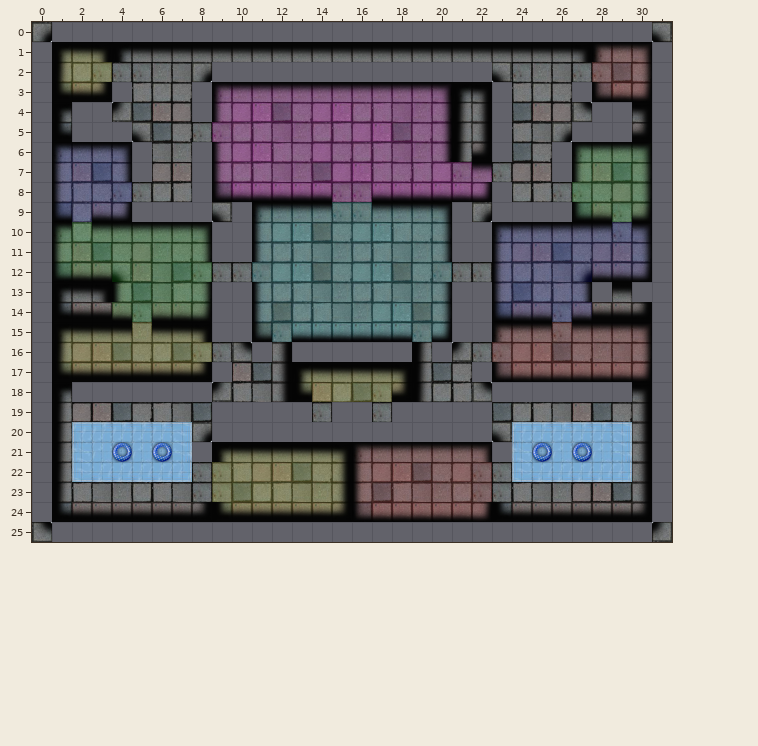
An edit to a level. Tiled map, res/map.tmx. Above is the file before it was changed.
Cells are 128x128 px. Shown: x 0..31, y 0..25.
After the commit:
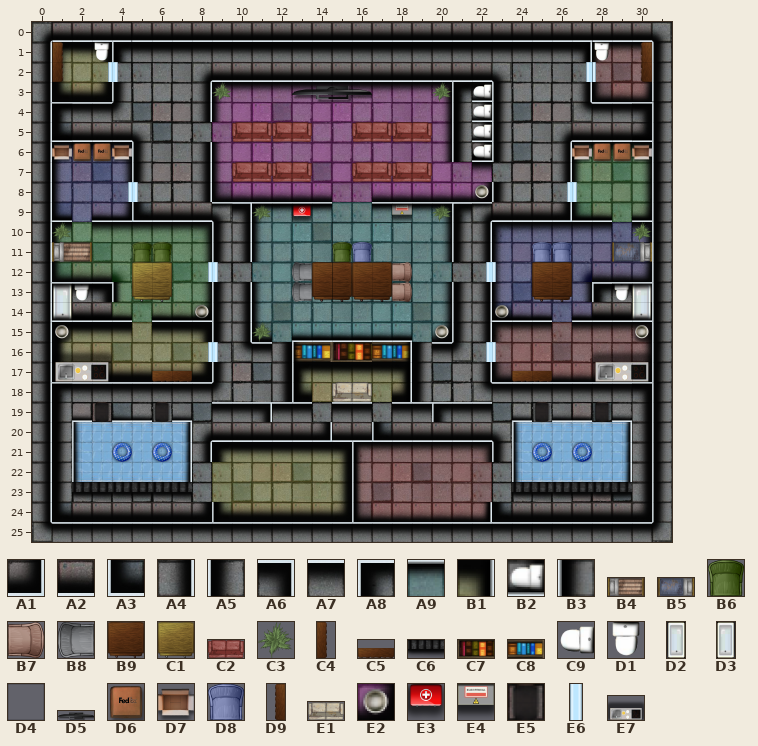
Key: from "DB": A1 20 "1", A2 21 "2", A3 22 "3", A4 23 "4", A5 25 "6", A6 26 "7", A7 27 "8", A8 28 "9", A9 38 "w1", B1 39 "w2", B2 40 "w3", B3 41 "w4"; from "Objects": B4 1 "bed1", B5 4 "bed4", B6 5 "chair1", B7 7 "chair3", B8 8 "chair4", B9 9 "New Project (14)", C1 10 "New Project (15)", C2 16 "sofaR2", C3 17 "bush1", C4 19 "slab1", C5 20 "slab2", C6 27 "bar2", C7 28 "library1", C8 29 "library2", C9 32 "toil1", D1 33 "toil2", D2 34 "tub1 (1)", D3 35 "tub2", D4 55 "jail", D5 56 "tv", D6 57 "box1", D7 58 "box2", D8 59 "chair9", D9 60 "slab3", E1 61 "sofa1", E2 65 "basket", E3 66 "first_aid", E4 67 "main_switch", E5 71 "pool_bed", E6 74 "door2", E7 75 "kitchen".
__ is an empty cell.
Objects are placed by their top-left corner, in cells (3,4 is the top-left corner of cell 3,4); size is 1x1 cell unless given.
Tiles of an added or newly shown layer are drawn over the layers below it.
See-through tiles are keyed as they look on the map.
Log entry: door open and close
The exact change:
Changed rows in their new state; .. is an unchanged cell.
Layer "Object" (now shown):
first column x 1:
 1 .. .. D1 .. .. .. .. .. .. .. .. .. .. .. .. .. .. .. .. .. .. .. .. .. .. .. .. D1 .. ..
 2 C4 .. .. .. .. .. .. .. .. .. .. .. .. .. .. .. .. .. .. .. .. .. .. .. .. .. .. .. .. D9
 3 .. .. .. .. .. .. .. .. C3 .. .. .. D5 .. .. .. .. .. .. C3 .. C9 .. .. .. .. .. .. .. ..
 4 .. .. .. .. .. .. .. .. .. .. .. .. .. .. .. .. .. .. .. .. .. C9 .. .. .. .. .. .. .. ..
 5 .. .. .. .. .. .. .. .. .. C2 .. C2 .. .. .. C2 .. C2 .. .. .. C9 .. .. .. .. .. .. .. ..
 6 D7 D6 D6 D7 .. .. .. .. .. .. .. .. .. .. .. .. .. .. .. .. .. C9 .. .. .. .. D7 D6 D6 D7
 7 .. .. .. .. .. .. .. .. .. C2 .. C2 .. .. .. C2 .. C2 .. .. .. .. .. .. .. .. .. .. .. ..
 8 .. .. .. .. .. .. .. .. .. .. .. .. .. .. .. .. .. .. .. .. .. E2 .. .. .. .. .. .. .. ..
 9 .. .. .. .. .. .. .. .. .. .. C3 .. .. .. .. .. .. .. .. C3 .. .. .. .. .. .. .. .. .. ..
10 C3 .. .. .. .. .. .. .. .. .. .. .. .. .. .. .. .. .. .. .. .. .. .. .. .. .. .. .. .. C3
11 B4 .. .. .. B6 B6 .. .. .. .. .. .. .. .. B6 D8 .. .. .. .. .. .. .. .. D8 D8 .. .. B5 ..
12 .. .. .. .. .. .. .. .. .. .. .. .. B8 .. .. .. .. B7 .. .. .. .. .. .. .. .. .. .. .. ..
13 .. D1 .. .. C1 .. .. .. .. .. .. .. B8 B9 .. B9 .. B7 .. .. .. .. .. .. B9 .. .. .. D1 ..
14 D2 .. .. .. .. .. .. E2 .. .. .. .. .. .. .. .. .. .. .. .. .. .. E2 .. .. .. .. .. .. D3
15 E2 .. .. .. .. .. .. .. .. .. C3 .. .. .. .. .. .. .. .. E2 .. .. .. .. .. .. .. .. .. E2
16 .. .. .. .. .. .. .. .. .. .. .. .. C8 .. C7 .. C8 .. .. .. .. .. .. .. .. .. .. .. .. ..
17 E7 .. .. .. .. C5 .. .. .. .. .. .. .. .. .. .. .. .. .. .. .. .. .. C5 .. .. .. E7 .. ..
18 .. .. .. .. .. .. .. .. .. .. .. .. .. .. E1 .. .. .. .. .. .. .. .. .. .. .. .. .. .. ..
19 .. .. E5 .. .. E5 .. .. .. .. .. .. .. .. .. .. .. .. .. .. .. .. .. .. E5 .. .. E5 .. ..
Layer "Other" (now shown):
added: E4 "main_switch" at 18,9.1
added: E3 "first_aid" at 13,9.1
Layer "Wall" (now shown):
first column x 0:
 0 .. A2 A2 A2 A2 A2 A2 A2 A2 A2 A2 A2 A2 A2 A2 A2 A2 A2 A2 A2 A2 A2 A2 A2 A2 A2 A2 A2 A2 A2 A2 ..
 1 A4 .. .. .. B3 .. .. .. .. .. .. .. .. .. .. .. .. .. .. .. .. .. .. .. .. .. .. B1 .. .. .. A5
 2 A4 .. .. .. .. .. .. .. .. A2 A2 A2 A2 A2 A2 A2 A2 A2 A2 A2 A2 A2 A2 .. .. .. .. .. .. .. .. A5
 3 A4 .. .. .. A5 .. .. .. A4 .. .. .. .. .. .. .. .. .. .. .. .. B3 B2 A5 .. .. .. A4 .. .. .. A5
 4 A4 A9 A7 A7 .. .. .. .. A4 .. .. .. .. .. .. .. .. .. .. .. .. B3 B2 A5 .. .. .. .. A7 A7 A9 A5
 5 A4 B2 A2 A2 A2 .. .. .. .. .. .. .. .. .. .. .. .. .. .. .. .. B3 B2 A5 .. .. .. A2 A2 A2 B2 A5
 6 A4 .. .. .. .. A5 .. .. A4 .. .. .. .. .. .. .. .. .. .. .. .. B3 B2 A5 .. .. A4 .. .. .. .. A5
 7 A4 .. .. .. .. A5 .. .. A4 .. .. .. .. .. .. .. .. .. .. .. .. .. .. .. .. .. A4 .. .. .. .. A5
 8 A4 .. .. .. .. .. .. .. A4 .. .. .. .. .. .. .. .. .. .. .. .. .. .. A5 .. .. .. .. .. .. .. A5
 9 A4 B2 .. B2 B2 A3 A2 A2 A2 A9 A6 A9 A9 A9 A9 .. .. A9 A9 A9 A9 A8 A9 A2 A2 A2 A1 B2 B2 .. B2 A5
10 A4 .. .. .. .. .. .. .. .. A5 A4 .. .. .. .. .. .. .. .. .. .. A5 A4 .. .. .. .. .. .. .. .. A5
11 A4 .. .. .. .. .. .. .. .. A5 A4 .. .. .. .. .. .. .. .. .. .. A5 A4 .. .. .. .. .. .. .. .. A5
12 A4 .. .. .. .. .. .. .. .. .. .. .. .. .. .. .. .. .. .. .. .. .. .. .. .. .. .. .. .. .. .. A5
13 A4 A9 A9 A9 B3 .. .. .. .. A5 A4 .. .. .. .. .. .. .. .. .. .. A5 A4 .. .. .. .. .. A8 A9 A9 A5
14 A4 B2 B2 B2 B2 .. B2 B2 B2 A5 A4 .. .. .. .. .. .. .. .. .. .. A5 A4 B2 B2 B2 .. B2 B2 B2 B2 A5
15 A4 .. .. .. .. .. .. .. .. A5 A4 .. .. B2 B2 B2 B2 B2 B2 .. .. A5 A4 .. .. .. .. .. .. .. .. A5
16 A4 .. .. .. .. .. .. .. .. .. .. A7 .. B3 .. .. .. .. B1 .. A7 .. .. .. .. .. .. .. .. .. .. A5
17 A4 .. .. .. .. .. .. .. .. A5 .. .. .. B3 .. .. .. .. B1 .. .. .. A4 .. .. .. .. .. .. .. .. A5
18 A4 A9 A7 A7 A7 A7 A7 A7 A7 .. .. .. .. B3 .. .. .. .. B1 .. .. .. .. A7 A7 A7 A7 A7 A7 A7 A9 A5
19 A4 .. B2 .. B2 B2 .. B2 .. A7 A7 A6 A7 A7 .. A7 A7 .. A7 A7 A8 A7 A7 .. B2 .. B2 B2 .. B2 .. A5
20 A4 .. B3 .. .. .. .. B1 .. A2 A2 A2 A2 A2 A1 A2 A2 A3 A2 A2 A2 A2 A2 .. B3 .. .. .. .. B1 .. A5
21 A4 .. B3 .. .. .. .. B1 A4 .. .. .. .. .. .. .. B3 .. .. .. .. .. .. A5 B3 .. .. .. .. B1 .. A5
22 A4 .. B3 .. .. .. .. B1 .. .. .. .. .. .. .. .. B3 .. .. .. .. .. .. .. B3 .. .. .. .. B1 .. A5
23 A4 .. C6 .. C6 .. C6 .. .. .. .. .. .. .. .. .. B3 .. .. .. .. .. .. .. C6 .. C6 .. C6 .. .. A5
24 A4 .. .. .. .. .. .. .. .. B3 .. .. .. .. .. .. B3 .. .. .. .. .. B1 .. .. .. .. .. .. .. .. A5
25 .. A7 A7 A7 A7 A7 A7 A7 A7 A7 A7 A7 A7 A7 A7 A7 A7 A7 A7 A7 A7 A7 A7 A7 A7 A7 A7 A7 A7 A7 A7 ..
Layer "Door" (now shown):
added: E6 "door2" at 3.8,2 size 0.5x1
added: E6 "door2" at 27.7,2 size 0.5x1
added: E6 "door2" at 26.8,8 size 0.5x1
added: E6 "door2" at 4.8,8 size 0.5x1
added: E6 "door2" at 8.8,12 size 0.5x1
added: E6 "door2" at 22.7,12 size 0.5x1
added: E6 "door2" at 22.7,16 size 0.5x1
added: E6 "door2" at 8.8,16 size 0.5x1
Layer "Jail" (now shown):
first column x 1:
 3 D4 .. .. .. .. .. .. .. .. .. .. .. .. .. .. .. .. .. .. .. .. .. .. .. .. .. .. D4
first column x 15:
13 D4
